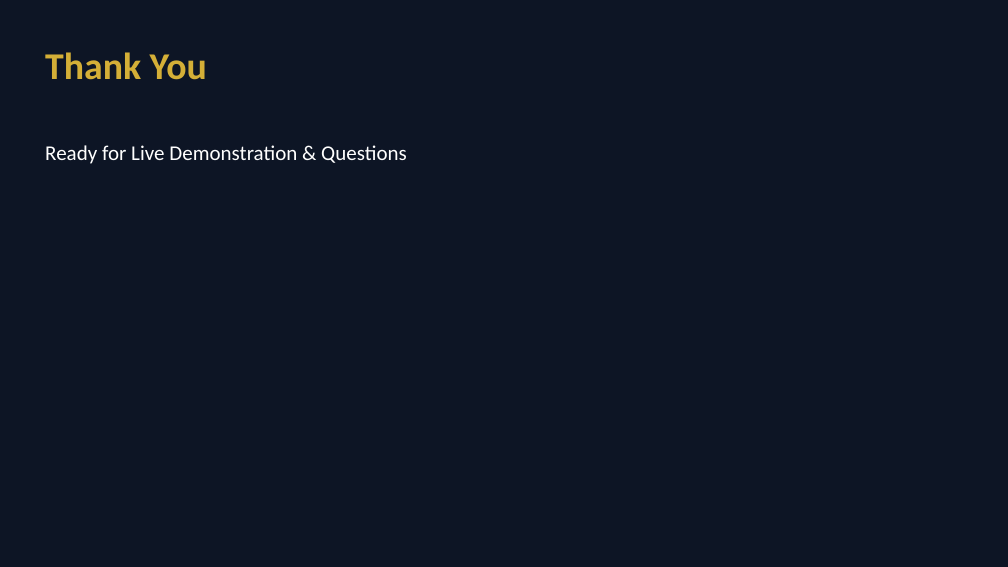
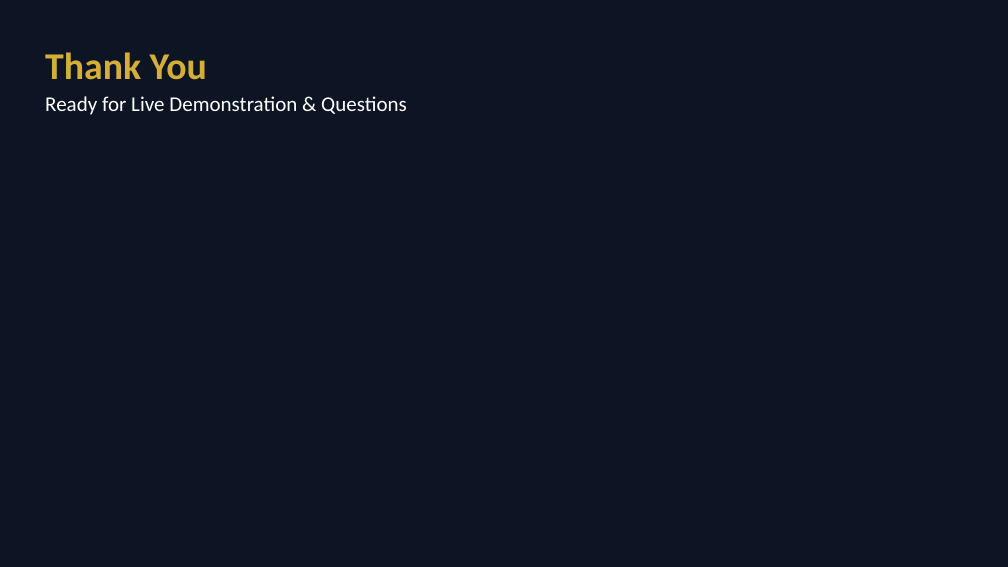
Before and after one commit to piyushkumar2025b-arch/LAST-ONE, a slide deck: slide 21 of ChemoFilter_COMPLETE_Presentation.pptx. Drawn at 1008x567 pixels with LibreOffice and Linux fonts; fonts in the diff are those of the drawing. Boxes give left, top, right and bottom in pixels: in the first picture for what was removed or moved away, otherwise in the second. Text is boxed around its words. In the diff, an @@ line names an element or a change of style, - is before the commit and + after.

```diff
--- a/ChemoFilter_COMPLETE_Presentation.pptx
+++ b/ChemoFilter_COMPLETE_Presentation.pptx
@@ text "Ready for Live Demonstration & ...": place and size @@
-text "Ready for Live Demonstration & ..." at (45, 145, 407, 164)
+text "Ready for Live Demonstration & ..." at (45, 96, 407, 115)
```
Also in this commit, not shown: 11 other slides changed, 1 slide added, 1 slide removed.
